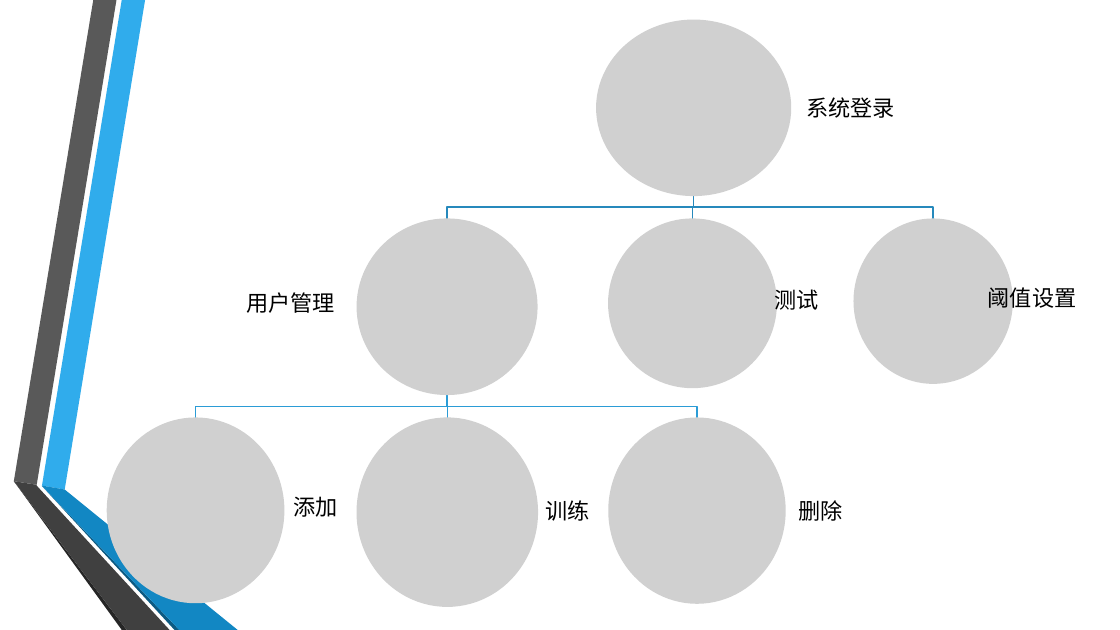
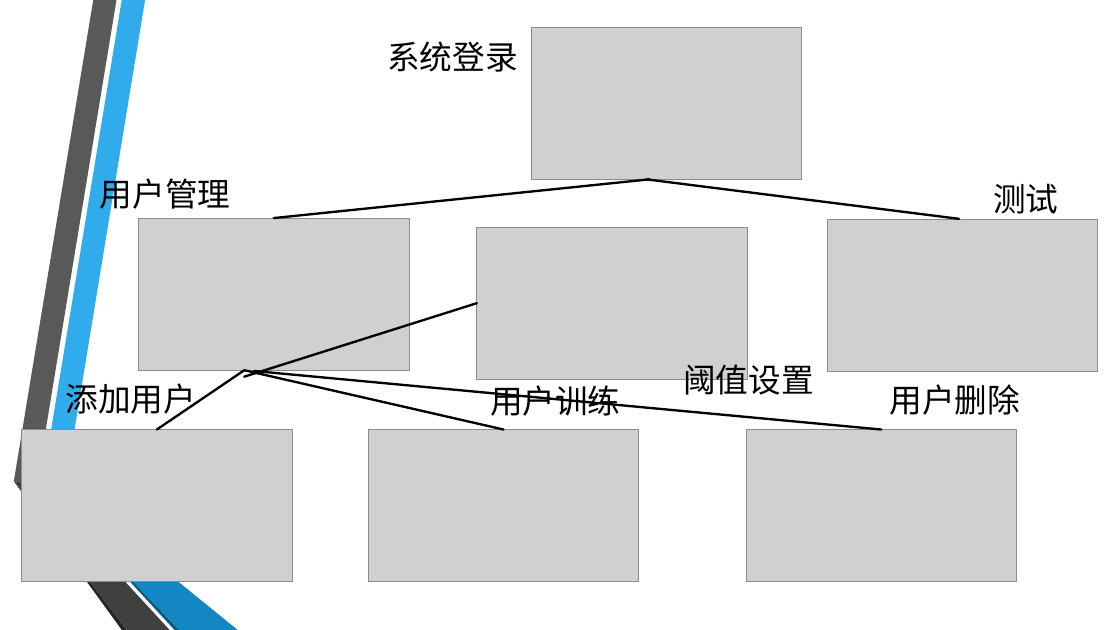
Before and after one commit to cfxccn/HLThesis, a slide deck: slide 10 of A.pptx. Drawn at 1120x630 pixels with LibreOffice and Linux fonts; fonts in the diff are those of the drawing; grey boxes stand for pictures; background and template pictures are left out. Boxes give left, top, right and bottom in pixels: in the first picture for what was removed or moved away, otherwise in the second. Text is boxed around its words. In the diff, an @@ line names an element or a change of style, - is before the commit and + after.

Commit message:
update ppt

```diff
--- a/A.pptx
+++ b/A.pptx
@@ picture: place and size @@
-picture at (597,19,791,196)
+picture at (531,27,802,179)
@@ text "系统登录": place and size @@
-text "系统登录" at (806,97,894,118)
+text "系统登录" at (387,41,518,72)
@@ text "用户管理": place and size @@
-text "用户管理" at (247,292,335,313)
+text "用户管理" at (100,173,231,215)
@@ line added from (650, 179) to (274, 218), #000000 2 pt @@
@@ line added from (646, 179) to (960, 219), #000000 2 pt @@
@@ text "测试": place and size @@
-text "测试" at (774,286,818,314)
+text "测试" at (993,183,1058,220)
@@ picture added at (139,218,409,371) @@
@@ picture added at (477,227,748,379) @@
@@ group removed at (196,196,933,604): 6 freeform shapes, 3 pictures @@
@@ picture: place and size @@
-picture at (854,218,1013,384)
+picture at (828,219,1098,371)
@@ line added from (477, 303) to (245, 376), #000000 2 pt @@
@@ size 19 to 28 pt, font Cabin to Noto Sans CJK SC; line spacing 0.9 to 1; less space between paragraphs; vertical alignment middle to top in 4 elements at (387,41,518,72), (100,173,231,215), (993,183,1058,220), (683,358,814,400) @@
@@ text "阈值设置": place and size @@
-text "阈值设置" at (988,284,1076,312)
+text "阈值设置" at (683,358,814,400)
@@ text at (65,377,196,419): text changed; size 19 to 28 pt; font Cabin to Noto Sans CJK SC @@
-添加
+添加用户
@@ line added from (245, 371) to (157, 429), #000000 2 pt @@
@@ line added from (245, 371) to (503, 429), #000000 2 pt @@
@@ line added from (255, 371) to (881, 429), #000000 2 pt @@
@@ text at (490,385,621,416): text changed; size 19 to 28 pt; font Cabin to Noto Sans CJK SC @@
-训练
+用户训练
@@ vertical alignment middle to top in 3 elements at (490,385,621,416), (65,377,196,419), (890,384,1021,415) @@
@@ text at (890,384,1021,415): text changed; size 19 to 28 pt; font Cabin to Noto Sans CJK SC @@
-删除
+用户删除
@@ picture: place and size @@
-picture at (107,418,285,603)
+picture at (22,429,292,581)
@@ picture: place and size @@
-picture at (356,418,538,607)
+picture at (368,429,639,581)
@@ picture added at (746,429,1017,581) @@
```
Also in this commit, not shown: 4 other slides changed.
